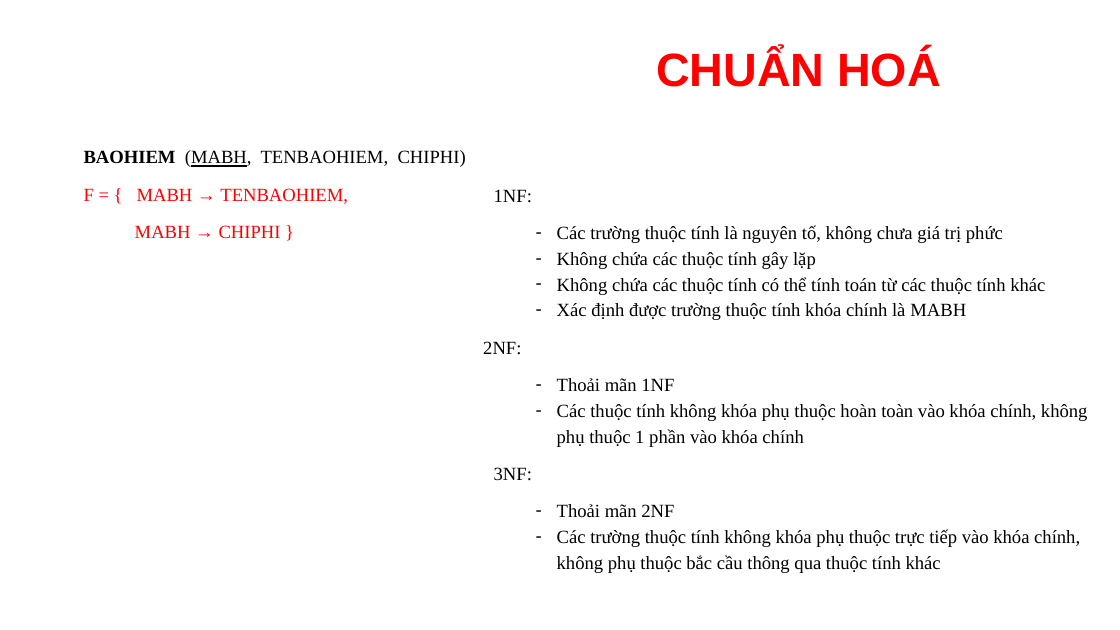
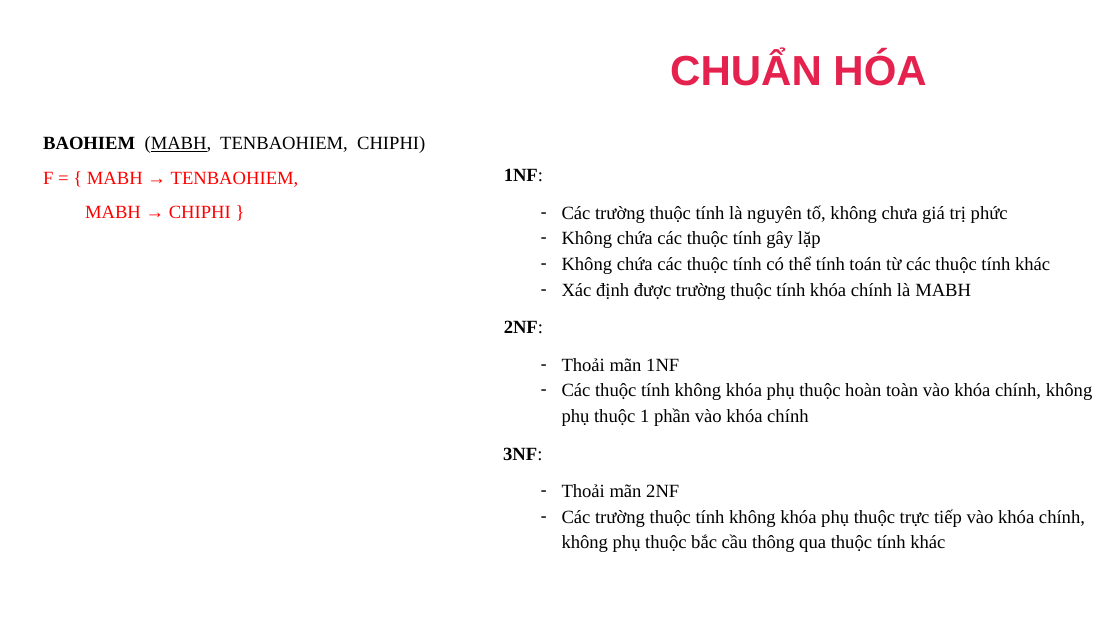
Before and after one commit to dangbinhphuoc/Sql_QuanLyNhanSu, a slide deck: slide 39 of PPQuanLyNhanSu.pptx (slide 36 before the commit). Drawn at 1120x630 pixels with LibreOffice and Linux fonts; fonts in the diff are those of the drawing; background and template pictures are left out. Boxes give left, top, right and bottom in pixels: in the first picture for what was removed or moved away, otherwise in the second. Text is boxed around its words. In the diff, an @@ line names an element or a change of style, - is before the commit and + after.

```diff
--- a/PPQuanLyNhanSu.pptx
+++ b/PPQuanLyNhanSu.pptx
@@ text at (670, 51, 926, 86): text changed; size 40 to 36 pt; text colour #FF0000 to #E5224E @@
-CHUẨN HOÁ
+CHUẨN HÓA
@@ text added at (43, 136, 425, 153), 16 pt, text #000000 @@
+BAOHIEM (MABH, TENBAOHIEM, CHIPHI)
@@ text "F = { MABH → ...": place and size @@
-text "F = { MABH → ..." at (84, 150, 466, 239)
+text "F = { MABH → ..." at (43, 171, 299, 219)
@@ text "F = { MABH → ..." at (43, 171, 299, 219): line spacing 1.15 to 1 @@
@@ text at (84, 150, 466, 167): paragraph removed @@
-BAOHIEM (MABH, TENBAOHIEM, CHIPHI)
@@ text "1NF:": place and size @@
-text "1NF:" at (483, 189, 1088, 573)
+text "1NF:" at (503, 168, 1093, 552)
@@ text at (503, 168, 543, 461): bold on in "1NF:", "2NF:", "3NF:"; indent changed @@
```
Also in this commit, not shown: 40 other slides changed, 1 slide added, 2 other files.
